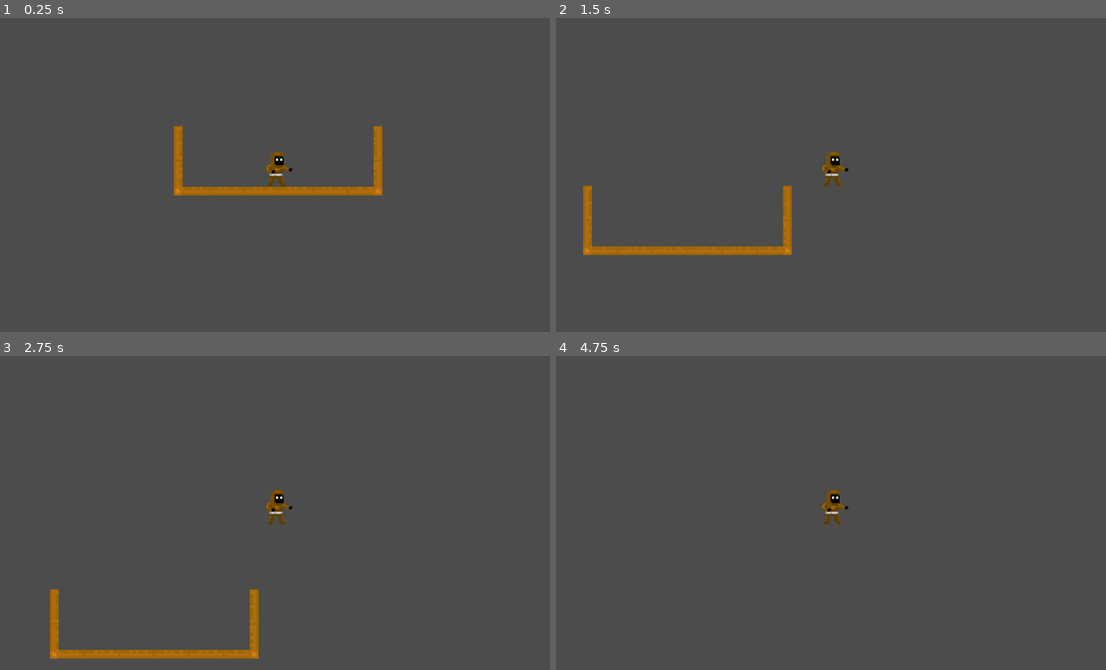
Above: before the commit, frames 1-4 (two rows, left to right).
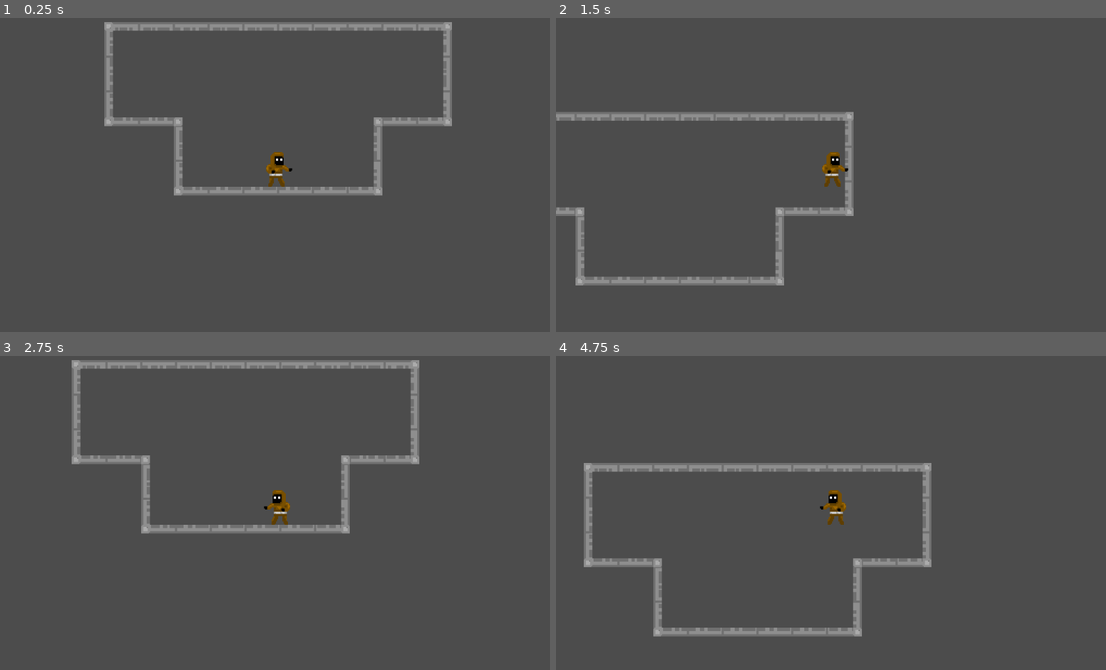
Above: after the commit, the same moments.

Repository: the-alex-g/Rouge_like
Game: Godot game, scene res://Main/Main.tscn
Two runs of this game, one before a commit and one after it. Both use one fixed random seed, a clock stepped at 60 frames per second and the inputs below.
Inputs:
- Up to frame 1 (0.25 s): no input
- Up to frame 2 (1.5 s): tap Enter at 0.5 s; hold D (Right) from 0.53 s (still down); tap W (Jump) at 0.6, 0.77, 1.07, 1.35 s
- Up to frame 3 (2.75 s): tap W (Jump) at 1.52, 1.82, 2.1 s; release D (Right) at 2.03 s; hold A (Left) from 2.03 s (still down)
- Up to frame 4 (4.75 s): release A (Left) at 2.78 s; hold D (Right) 2.78-4.28 s; tap W (Jump) at 2.85, 3.02, 3.32, 3.6, 3.77, 4.07, 4.35, 4.52 s; hold A (Left) from 4.28 s (still down)

The runs differ from the first frame. In frame 1, 5.0% of the frame differs, in the area x 18-83%, y 1-57%; in frame 2, 5.6%; in frame 3, 6.9%, in the area x 9-77%, y 1-97%; in frame 4, 5.3%.

Commit message:
Add better jumping and animations

Diff:
--- a/Main/Main.tscn
+++ b/Main/Main.tscn
@@ -1,13 +1,16 @@
-[gd_scene load_steps=20 format=2]
+[gd_scene load_steps=24 format=2]
 
 [ext_resource path="res://Art/Tiles/Tiles.png" type="Texture" id=1]
 [ext_resource path="res://Player/Player.tscn" type="PackedScene" id=2]
 
+[sub_resource type="ConvexPolygonShape2D" id=1]
+points = PoolVector2Array( 0, 0, 8, 0, 8, 32, 0, 32 )
+
 [sub_resource type="ConvexPolygonShape2D" id=2]
-points = PoolVector2Array( 0, 0, 8, 0, 8, 32, 0, 32 )
-
-[sub_resource type="ConvexPolygonShape2D" id=3]
 points = PoolVector2Array( 8, 32, 0, 32, 0, 0, 8, 0 )
+
+[sub_resource type="ConvexPolygonShape2D" id=18]
+points = PoolVector2Array( 32, 32, 0, 32, 0, 24, 32, 24 )
 
 [sub_resource type="ConvexPolygonShape2D" id=4]
 points = PoolVector2Array( 32, 32, 24, 32, 24, 0, 32, 0 )
@@ -15,17 +18,17 @@
 [sub_resource type="ConvexPolygonShape2D" id=5]
 points = PoolVector2Array( 32, 32, 24, 32, 24, 0, 32, 0 )
 
-[sub_resource type="ConvexPolygonShape2D" id=6]
-points = PoolVector2Array( 32, 32, 24, 32, 24, 0, 32, 0 )
-
-[sub_resource type="ConvexPolygonShape2D" id=18]
-points = PoolVector2Array( 8, 0, 8, 24, 32, 24, 32, 32, 0, 32, 0, 0 )
-
 [sub_resource type="ConvexPolygonShape2D" id=19]
-points = PoolVector2Array( 32, 0, 32, 32, 0, 32, 0, 24, 24, 24, 24, 0 )
+points = PoolVector2Array( 0, 24, 24, 24, 24, 0, 32, 0, 32, 32, 0, 32 )
 
 [sub_resource type="ConvexPolygonShape2D" id=20]
-points = PoolVector2Array( 0, 0, 32, 0, 32, 32, 24, 32, 24, 8, 0, 8 )
+points = PoolVector2Array( 32, 0, 32, 32, 24, 32, 24, 8, 0, 8, 0, 0 )
+
+[sub_resource type="ConvexPolygonShape2D" id=21]
+points = PoolVector2Array( 8, 32, 0, 32, 0, 24, 8, 24 )
+
+[sub_resource type="ConvexPolygonShape2D" id=9]
+points = PoolVector2Array( 32, 8, 0, 8, 0, 0, 32, 0 )
 
 [sub_resource type="ConvexPolygonShape2D" id=10]
 points = PoolVector2Array( 32, 8, 0, 8, 0, 0, 32, 0 )
@@ -33,25 +36,34 @@
 [sub_resource type="ConvexPolygonShape2D" id=11]
 points = PoolVector2Array( 32, 8, 0, 8, 0, 0, 32, 0 )
 
+[sub_resource type="ConvexPolygonShape2D" id=22]
+points = PoolVector2Array( 8, 0, 8, 24, 32, 24, 32, 32, 0, 32, 0, 0 )
+
 [sub_resource type="ConvexPolygonShape2D" id=12]
-points = PoolVector2Array( 32, 8, 0, 8, 0, 0, 32, 0 )
+points = PoolVector2Array( 8, 32, 0, 32, 0, 0, 8, 0 )
+
+[sub_resource type="ConvexPolygonShape2D" id=23]
+points = PoolVector2Array( 32, 8, 24, 8, 24, 0, 32, 0 )
+
+[sub_resource type="ConvexPolygonShape2D" id=24]
+points = PoolVector2Array( 32, 32, 0, 32, 0, 24, 32, 24 )
+
+[sub_resource type="ConvexPolygonShape2D" id=25]
+points = PoolVector2Array( 32, 32, 24, 32, 24, 0, 32, 0 )
+
+[sub_resource type="ConvexPolygonShape2D" id=26]
+points = PoolVector2Array( 0, 0, 8, 0, 8, 8, 0, 8 )
 
 [sub_resource type="ConvexPolygonShape2D" id=13]
-points = PoolVector2Array( 8, 32, 0, 32, 0, 0, 8, 0 )
-
-[sub_resource type="ConvexPolygonShape2D" id=21]
 points = PoolVector2Array( 0, 0, 32, 0, 32, 8, 8, 8, 8, 32, 0, 32 )
 
-[sub_resource type="ConvexPolygonShape2D" id=15]
-points = PoolVector2Array( 32, 32, 0, 32, 0, 24, 32, 24 )
+[sub_resource type="ConvexPolygonShape2D" id=14]
+points = PoolVector2Array( 32, 32, 24, 32, 24, 24, 32, 24 )
 
 [sub_resource type="ConvexPolygonShape2D" id=16]
 points = PoolVector2Array( 32, 32, 0, 32, 0, 24, 32, 24 )
 
-[sub_resource type="ConvexPolygonShape2D" id=17]
-points = PoolVector2Array( 32, 32, 0, 32, 0, 24, 32, 24 )
-
-[sub_resource type="TileSet" id=1]
+[sub_resource type="TileSet" id=17]
 0/name = "LeftWall1"
 0/texture = ExtResource( 1 )
 0/tex_offset = Vector2( 0, 0 )
@@ -146,14 +158,14 @@
 4/navigation_offset = Vector2( 0, 0 )
 4/shape_offset = Vector2( 0, 0 )
 4/shape_transform = Transform2D( 1, 0, 0, 1, 0, 0 )
-4/shape = SubResource( 15 )
+4/shape = SubResource( 14 )
 4/shape_one_way = false
 4/shape_one_way_margin = 1.0
 4/shapes = [ {
 "autotile_coord": Vector2( 0, 0 ),
 "one_way": false,
 "one_way_margin": 1.0,
-"shape": SubResource( 15 ),
+"shape": SubResource( 14 ),
 "shape_transform": Transform2D( 1, 0, 0, 1, 0, 0 )
 } ]
 4/z_index = 0
@@ -167,16 +179,9 @@
 7/navigation_offset = Vector2( 0, 0 )
 7/shape_offset = Vector2( 0, 0 )
 7/shape_transform = Transform2D( 1, 0, 0, 1, 0, 0 )
-7/shape = SubResource( 16 )
 7/shape_one_way = false
-7/shape_one_way_margin = 1.0
-7/shapes = [ {
-"autotile_coord": Vector2( 0, 0 ),
-"one_way": false,
-"one_way_margin": 1.0,
-"shape": SubResource( 16 ),
-"shape_transform": Transform2D( 1, 0, 0, 1, 0, 0 )
-} ]
+7/shape_one_way_margin = 0.0
+7/shapes = [  ]
 7/z_index = 0
 9/name = "Floor3"
 9/texture = ExtResource( 1 )
@@ -209,14 +214,14 @@
 10/navigation_offset = Vector2( 0, 0 )
 10/shape_offset = Vector2( 0, 0 )
 10/shape_transform = Transform2D( 1, 0, 0, 1, 0, 0 )
-10/shape = SubResource( 4 )
+10/shape = SubResource( 18 )
 10/shape_one_way = false
 10/shape_one_way_margin = 1.0
 10/shapes = [ {
 "autotile_coord": Vector2( 0, 0 ),
 "one_way": false,
 "one_way_margin": 1.0,
-"shape": SubResource( 4 ),
+"shape": SubResource( 18 ),
 "shape_transform": Transform2D( 1, 0, 0, 1, 0, 0 )
 } ]
 10/z_index = 0
@@ -230,14 +235,14 @@
 11/navigation_offset = Vector2( 0, 0 )
 11/shape_offset = Vector2( 0, 0 )
 11/shape_transform = Transform2D( 1, 0, 0, 1, 0, 0 )
-11/shape = SubResource( 5 )
+11/shape = SubResource( 4 )
 11/shape_one_way = false
 11/shape_one_way_margin = 1.0
 11/shapes = [ {
 "autotile_coord": Vector2( 0, 0 ),
 "one_way": false,
 "one_way_margin": 1.0,
-"shape": SubResource( 5 ),
+"shape": SubResource( 4 ),
 "shape_transform": Transform2D( 1, 0, 0, 1, 0, 0 )
 } ]
 11/z_index = 0
@@ -251,14 +256,14 @@
 12/navigation_offset = Vector2( 0, 0 )
 12/shape_offset = Vector2( 0, 0 )
 12/shape_transform = Transform2D( 1, 0, 0, 1, 0, 0 )
-12/shape = SubResource( 6 )
+12/shape = SubResource( 5 )
 12/shape_one_way = false
 12/shape_one_way_margin = 1.0
 12/shapes = [ {
 "autotile_coord": Vector2( 0, 0 ),
 "one_way": false,
 "one_way_margin": 1.0,
-"shape": SubResource( 6 ),
+"shape": SubResource( 5 ),
 "shape_transform": Transform2D( 1, 0, 0, 1, 0, 0 )
 } ]
 12/z_index = 0
@@ -272,14 +277,14 @@
 13/navigation_offset = Vector2( 0, 0 )
 13/shape_offset = Vector2( 0, 0 )
 13/shape_transform = Transform2D( 1, 0, 0, 1, 0, 0 )
-13/shape = SubResource( 18 )
+13/shape = SubResource( 19 )
 13/shape_one_way = false
 13/shape_one_way_margin = 1.0
 13/shapes = [ {
 "autotile_coord": Vector2( 0, 0 ),
 "one_way": false,
 "one_way_margin": 1.0,
-"shape": SubResource( 18 ),
+"shape": SubResource( 19 ),
 "shape_transform": Transform2D( 1, 0, 0, 1, 0, 0 )
 } ]
 13/z_index = 0
@@ -293,14 +298,14 @@
 14/navigation_offset = Vector2( 0, 0 )
 14/shape_offset = Vector2( 0, 0 )
 14/shape_transform = Transform2D( 1, 0, 0, 1, 0, 0 )
-14/shape = SubResource( 19 )
+14/shape = SubResource( 20 )
 14/shape_one_way = false
 14/shape_one_way_margin = 1.0
 14/shapes = [ {
 "autotile_coord": Vector2( 0, 0 ),
 "one_way": false,
 "one_way_margin": 1.0,
-"shape": SubResource( 19 ),
+"shape": SubResource( 20 ),
 "shape_transform": Transform2D( 1, 0, 0, 1, 0, 0 )
 } ]
 14/z_index = 0
@@ -314,14 +319,14 @@
 15/navigation_offset = Vector2( 0, 0 )
 15/shape_offset = Vector2( 0, 0 )
 15/shape_transform = Transform2D( 1, 0, 0, 1, 0, 0 )
-15/shape = SubResource( 20 )
+15/shape = SubResource( 21 )
 15/shape_one_way = false
 15/shape_one_way_margin = 1.0
 15/shapes = [ {
 "autotile_coord": Vector2( 0, 0 ),
 "one_way": false,
 "one_way_margin": 1.0,
-"shape": SubResource( 20 ),
+"shape": SubResource( 21 ),
 "shape_transform": Transform2D( 1, 0, 0, 1, 0, 0 )
 } ]
 15/z_index = 0
@@ -377,24 +382,129 @@
 18/navigation_offset = Vector2( 0, 0 )
 18/shape_offset = Vector2( 0, 0 )
 18/shape_transform = Transform2D( 1, 0, 0, 1, 0, 0 )
-18/shape = SubResource( 12 )
+18/shape = SubResource( 11 )
 18/shape_one_way = false
 18/shape_one_way_margin = 1.0
 18/shapes = [ {
 "autotile_coord": Vector2( 0, 0 ),
 "one_way": false,
 "one_way_margin": 1.0,
-"shape": SubResource( 12 ),
+"shape": SubResource( 11 ),
 "shape_transform": Transform2D( 1, 0, 0, 1, 0, 0 )
 } ]
 18/z_index = 0
+19/name = "Tiles.png 19"
+19/texture = ExtResource( 1 )
+19/tex_offset = Vector2( 0, 0 )
+19/modulate = Color( 1, 1, 1, 1 )
+19/region = Rect2( 128, 0, 32, 32 )
+19/tile_mode = 0
+19/occluder_offset = Vector2( 0, 0 )
+19/navigation_offset = Vector2( 0, 0 )
+19/shape_offset = Vector2( 0, 0 )
+19/shape_transform = Transform2D( 1, 0, 0, 1, 0, 0 )
+19/shape = SubResource( 22 )
+19/shape_one_way = false
+19/shape_one_way_margin = 1.0
+19/shapes = [ {
+"autotile_coord": Vector2( 0, 0 ),
+"one_way": false,
+"one_way_margin": 1.0,
+"shape": SubResource( 22 ),
+"shape_transform": Transform2D( 1, 0, 0, 1, 0, 0 )
+} ]
+19/z_index = 0
+20/name = "Tiles.png 20"
+20/texture = ExtResource( 1 )
+20/tex_offset = Vector2( 0, 0 )
+20/modulate = Color( 1, 1, 1, 1 )
+20/region = Rect2( 128, 32, 32, 32 )
+20/tile_mode = 0
+20/occluder_offset = Vector2( 0, 0 )
+20/navigation_offset = Vector2( 0, 0 )
+20/shape_offset = Vector2( 0, 0 )
+20/shape_transform = Transform2D( 1, 0, 0, 1, 0, 0 )
+20/shape = SubResource( 23 )
+20/shape_one_way = false
+20/shape_one_way_margin = 1.0
+20/shapes = [ {
+"autotile_coord": Vector2( 0, 0 ),
+"one_way": false,
+"one_way_margin": 1.0,
+"shape": SubResource( 23 ),
+"shape_transform": Transform2D( 1, 0, 0, 1, 0, 0 )
+} ]
+20/z_index = 0
+21/name = "Tiles.png 21"
+21/texture = ExtResource( 1 )
+21/tex_offset = Vector2( 0, 0 )
+21/modulate = Color( 1, 1, 1, 1 )
+21/region = Rect2( 128, 64, 32, 32 )
+21/tile_mode = 0
+21/occluder_offset = Vector2( 0, 0 )
+21/navigation_offset = Vector2( 0, 0 )
+21/shape_offset = Vector2( 0, 0 )
+21/shape_transform = Transform2D( 1, 0, 0, 1, 0, 0 )
+21/shape = SubResource( 24 )
+21/shape_one_way = false
+21/shape_one_way_margin = 1.0
+21/shapes = [ {
+"autotile_coord": Vector2( 0, 0 ),
+"one_way": false,
+"one_way_margin": 1.0,
+"shape": SubResource( 24 ),
+"shape_transform": Transform2D( 1, 0, 0, 1, 0, 0 )
+} ]
+21/z_index = 0
+22/name = "Tiles.png 22"
+22/texture = ExtResource( 1 )
+22/tex_offset = Vector2( 0, 0 )
+22/modulate = Color( 1, 1, 1, 1 )
+22/region = Rect2( 128, 96, 32, 32 )
+22/tile_mode = 0
+22/occluder_offset = Vector2( 0, 0 )
+22/navigation_offset = Vector2( 0, 0 )
+22/shape_offset = Vector2( 0, 0 )
+22/shape_transform = Transform2D( 1, 0, 0, 1, 0, 0 )
+22/shape = SubResource( 25 )
+22/shape_one_way = false
+22/shape_one_way_margin = 1.0
+22/shapes = [ {
+"autotile_coord": Vector2( 0, 0 ),
+"one_way": false,
+"one_way_margin": 1.0,
+"shape": SubResource( 25 ),
+"shape_transform": Transform2D( 1, 0, 0, 1, 0, 0 )
+} ]
+22/z_index = 0
+23/name = "Tiles.png 23"
+23/texture = ExtResource( 1 )
+23/tex_offset = Vector2( 0, 0 )
+23/modulate = Color( 1, 1, 1, 1 )
+23/region = Rect2( 0, 64, 32, 32 )
+23/tile_mode = 0
+23/occluder_offset = Vector2( 0, 0 )
+23/navigation_offset = Vector2( 0, 0 )
+23/shape_offset = Vector2( 0, 0 )
+23/shape_transform = Transform2D( 1, 0, 0, 1, 0, 0 )
+23/shape = SubResource( 26 )
+23/shape_one_way = false
+23/shape_one_way_margin = 1.0
+23/shapes = [ {
+"autotile_coord": Vector2( 0, 0 ),
+"one_way": false,
+"one_way_margin": 1.0,
+"shape": SubResource( 26 ),
+"shape_transform": Transform2D( 1, 0, 0, 1, 0, 0 )
+} ]
+23/z_index = 0
 
 [node name="Main" type="Node2D"]
 
 [node name="TileMap" type="TileMap" parent="."]
-tile_set = SubResource( 1 )
+tile_set = SubResource( 17 )
 cell_size = Vector2( 32, 32 )
 format = 1
-tile_data = PoolIntArray( -3, 1, 0, -65534, 11, 0, 65533, 13, 0, 65534, 4, 0, 65535, 4, 0, 0, 4, 0, 1, 4, 0, 2, 14, 0 )
+tile_data = PoolIntArray( -196613, 3, 0, -196612, 17, 0, -196611, 18, 0, -196610, 17, 0, -196609, 17, 0, -262144, 17, 0, -262143, 16, 0, -262142, 18, 0, -262141, 17, 0, -262140, 14, 0, -131077, 0, 0, -196604, 12, 0, -65541, 19, 0, -65540, 9, 0, -65539, 15, 0, -131070, 4, 0, -131069, 9, 0, -131068, 13, 0, -3, 1, 0, -65534, 11, 0, 65533, 19, 0, 65534, 10, 0, 65535, 10, 0, 0, 10, 0, 1, 10, 0, 2, 13, 0 )
 
 [node name="Player" parent="." instance=ExtResource( 2 )]
--- a/Player/Player.gd
+++ b/Player/Player.gd
@@ -10,6 +10,7 @@
 var _base_grav := 0
 onready var _sprite := $AnimatedSprite
 onready var _jumptimer := $JumpTimer
+onready var _floordetector := $RayCast2D
 
 func _ready():
 	_base_grav = grav_strength
@@ -20,10 +21,13 @@
 		_velocity.x += 1
 	if Input.is_action_pressed("Left"):
 		_velocity.x -= 1
-	if Input.is_action_just_pressed("Jump") and not _jump:# and is_on_floor():
+	if Input.is_action_just_pressed("Jump") and not _jump and _floordetector.is_colliding():
 		_jump = true
 		_jumptimer.start(jumptime)
-	var _error = move_and_slide(_calculate_velocity(_velocity))
+	var dir:Vector2 = _calculate_velocity(_velocity)
+	var _error = move_and_slide(dir, Vector2.UP)
+	var _next_anim:String = _get_next_anim(dir)
+	_sprite.play(_next_anim)
 
 func _calculate_velocity(velocity:Vector2):
 	var dir := velocity
@@ -42,5 +46,19 @@
 	dir.x *= speed
 	return dir
 
+func _get_next_anim(dir:Vector2):
+	var next_anim := ""
+	if dir.x == 0:
+		next_anim = "Idle"
+	elif dir.x != 0:
+		next_anim = "Run"
+		if dir.x > 0:
+			_sprite.flip_h = false
+		elif dir.x < 0:
+			_sprite.flip_h = true
+	if not _floordetector.is_colliding():
+		next_anim = "Airborne"
+	return next_anim
+
 func _on_JumpTimer_timeout():
 	_jump = false
--- a/Player/Player.tscn
+++ b/Player/Player.tscn
@@ -14,17 +14,21 @@
 atlas = ExtResource( 1 )
 region = Rect2( 32, 0, 32, 32 )
 
-[sub_resource type="AtlasTexture" id=4]
+[sub_resource type="AtlasTexture" id=8]
 atlas = ExtResource( 1 )
 region = Rect2( 0, 0, 32, 32 )
 
-[sub_resource type="AtlasTexture" id=5]
+[sub_resource type="AtlasTexture" id=9]
 atlas = ExtResource( 1 )
 region = Rect2( 0, 32, 32, 32 )
 
-[sub_resource type="AtlasTexture" id=6]
+[sub_resource type="AtlasTexture" id=10]
 atlas = ExtResource( 1 )
 region = Rect2( 32, 32, 32, 32 )
+
+[sub_resource type="AtlasTexture" id=11]
+atlas = ExtResource( 1 )
+region = Rect2( 0, 0, 32, 32 )
 
 [sub_resource type="SpriteFrames" id=7]
 animations = [ {
@@ -33,9 +37,14 @@
 "name": "Idle",
 "speed": 2.0
 }, {
-"frames": [ SubResource( 4 ), SubResource( 5 ), SubResource( 6 ), SubResource( 5 ) ],
+"frames": [ SubResource( 8 ), SubResource( 9 ), SubResource( 10 ), SubResource( 9 ) ],
 "loop": true,
 "name": "Run",
+"speed": 5.0
+}, {
+"frames": [ SubResource( 11 ) ],
+"loop": true,
+"name": "Airborne",
 "speed": 5.0
 } ]
 
@@ -47,7 +56,7 @@
 
 [node name="AnimatedSprite" type="AnimatedSprite" parent="."]
 frames = SubResource( 7 )
-animation = "Idle"
+animation = "Airborne"
 
 [node name="JumpTimer" type="Timer" parent="."]
 wait_time = 0.5
@@ -56,4 +65,8 @@
 [node name="Camera2D" type="Camera2D" parent="."]
 current = true
 zoom = Vector2( 0.5, 0.5 )
+
+[node name="RayCast2D" type="RayCast2D" parent="."]
+enabled = true
+cast_to = Vector2( 0, 20 )
 [connection signal="timeout" from="JumpTimer" to="." method="_on_JumpTimer_timeout"]
Binary file changed: Art/Player.png
Binary file changed: Art/Tiles/Tiles.png
Not shown: 7 places in Main/Main.tscn that only renumber resources
Not shown: 1 places in Player/Player.tscn that only renumber resources
Not shown, changed: Art/PiskelFiles/Player.piskel
Not shown, changed: Art/PiskelFiles/Tiles.piskel
